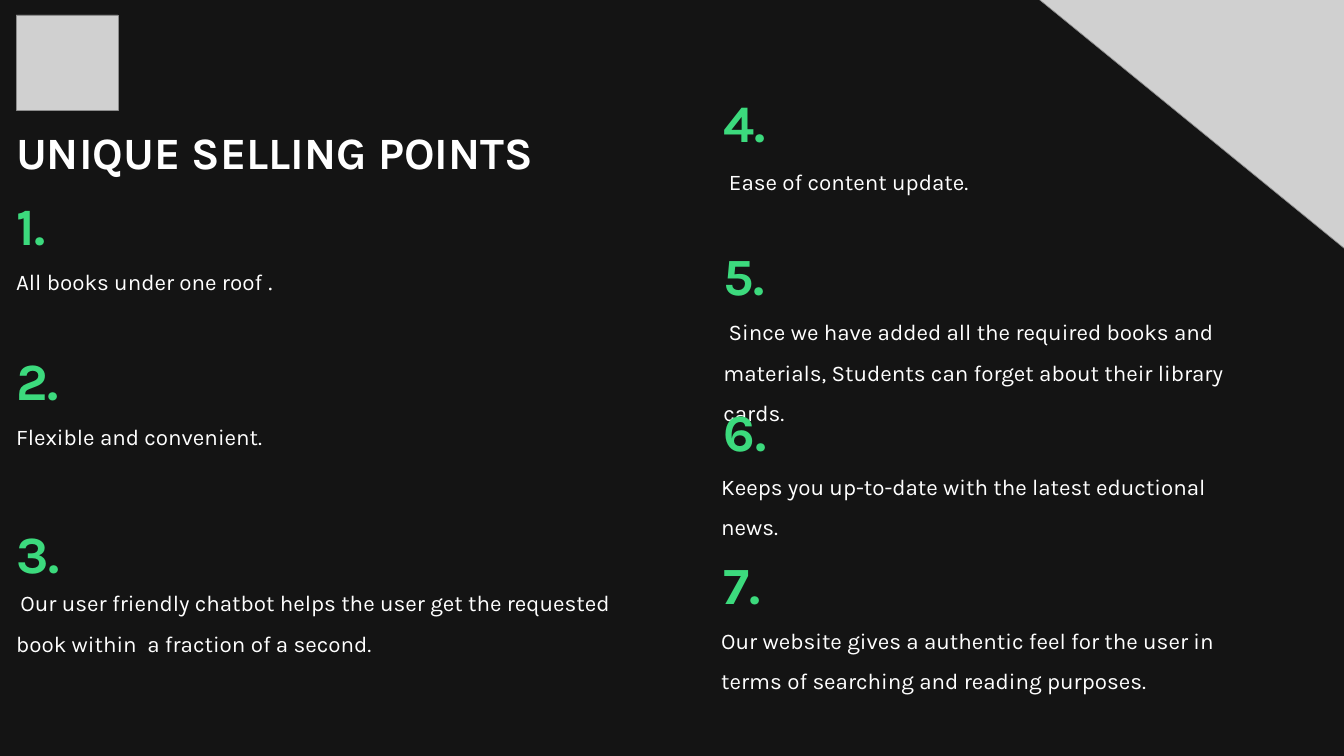
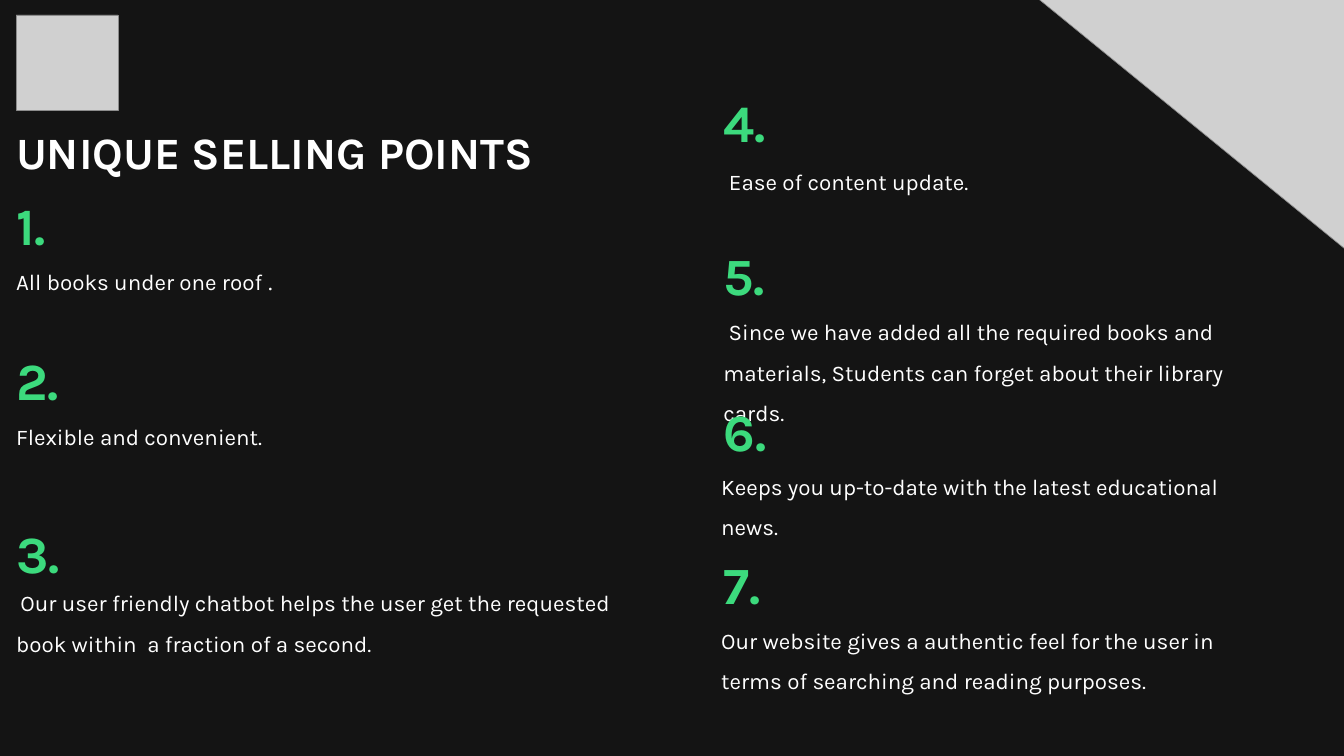
Before and after one commit to SwethaLakshme/The-Book-Buddy, a slide deck: slide 4 of Presentation.pptx. Drawn at 1344x756 pixels with LibreOffice and Linux fonts; fonts in the diff are those of the drawing; grey boxes stand for pictures. Boxes give left, top, right and bottom in pixels: in the first picture for what was removed or moved away, otherwise in the second. Text is boxed around its words. In the diff, an @@ line names an element or a change of style, - is before the commit and + after.

Commit message:
corrected spelling

```diff
--- a/Presentation.pptx
+++ b/Presentation.pptx
@@ text at <box>721,479,1218,501</box>: text changed @@
-Keeps you up-to-date with the latest eductional news.
+Keeps you up-to-date with the latest educational news.
```
